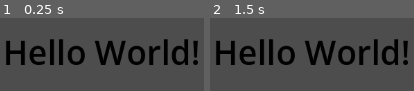
Above: before the commit, frames 1-2 (left to right).
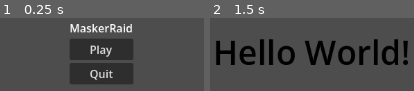
Above: after the commit, the same moments.

Repository: fahim-mygithub/Mask-A-Raid
Game: Godot game, scene res://scenes/main_menu.tscn
Two runs of this game, one before a commit and one after it. Both use one fixed random seed, a clock stepped at 60 frames per second and the inputs below. Before the commit the project starts from res://scenes/hello_world.tscn.
Inputs (mouse positions are in pixels of both pictures, inside the frame that each line leads up to):
- Up to frame 1 (0.25 s): no input
- Up to frame 2 (1.5 s): click (312, 49) at 0.5 s, where only the run after the commit has a clickable "Play"; tap Enter at 1.25 s

The runs differ from the first frame. In frame 1, 28% of the frame differs, in the area x 2-98%, y 8-91%; in frame 2, nothing differs.

Commit message:
Add main menu with Play and Quit buttons

Diff:
--- a/project.godot
+++ b/project.godot
@@ -11,7 +11,7 @@
 [application]
 
 config/name="MaskerRaid"
-run/main_scene="res://scenes/hello_world.tscn"
+run/main_scene="res://scenes/main_menu.tscn"
 config/features=PackedStringArray("4.6", "Forward Plus")
 config/icon="res://icon.svg"
 
--- /dev/null
+++ b/scenes/main_menu.tscn
@@ -0,0 +1,36 @@
+[gd_scene format=3]
+
+[ext_resource type="Script" path="res://scripts/main_menu.gd" id="1_l6cm7"]
+
+[node name="root" type="Control" unique_id=1846270746]
+layout_mode = 3
+anchors_preset = 15
+anchor_right = 1.0
+anchor_bottom = 1.0
+grow_horizontal = 2
+grow_vertical = 2
+script = ExtResource("1_l6cm7")
+
+[node name="CenterContainer" type="CenterContainer" parent="." unique_id=1459150275]
+layout_mode = 0
+anchor_right = 1.0
+anchor_bottom = 1.0
+
+[node name="VBoxContainer" type="VBoxContainer" parent="CenterContainer" unique_id=644450006]
+layout_mode = 2
+
+[node name="TitleLabel" type="Label" parent="CenterContainer/VBoxContainer" unique_id=23138436]
+layout_mode = 2
+text = "MaskerRaid"
+horizontal_alignment = 1
+
+[node name="PlayButton" type="Button" parent="CenterContainer/VBoxContainer" unique_id=2136707724]
+layout_mode = 2
+text = "Play"
+
+[node name="QuitButton" type="Button" parent="CenterContainer/VBoxContainer" unique_id=901020806]
+layout_mode = 2
+text = "Quit"
+
+[connection signal="pressed" from="CenterContainer/VBoxContainer/PlayButton" to="." method="_on_play_pressed"]
+[connection signal="pressed" from="CenterContainer/VBoxContainer/QuitButton" to="." method="_on_quit_pressed"]
--- /dev/null
+++ b/scripts/main_menu.gd
@@ -0,0 +1,9 @@
+extends Control
+
+
+func _on_play_pressed() -> void:
+	get_tree().change_scene_to_file("res://scenes/hello_world.tscn")
+
+
+func _on_quit_pressed() -> void:
+	get_tree().quit()
